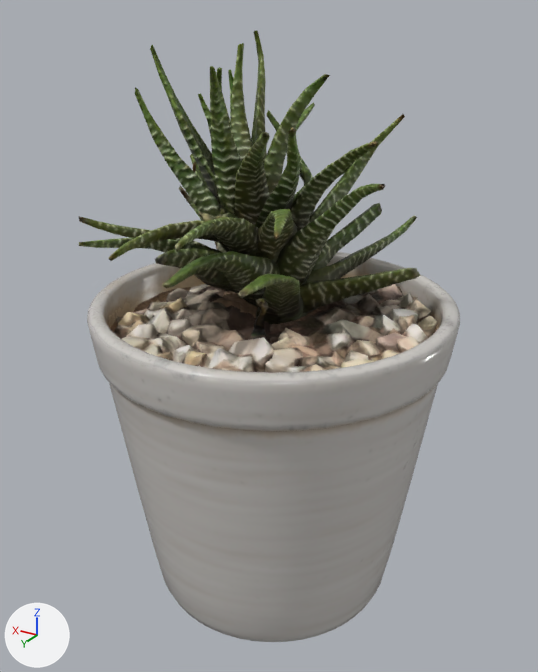
What one commit did to the glTF model public/models/potted_plant_04/potted_plant_04.gltf.
Before and after are seen from a 50 mm camera at (-0.164, 0.278, 0.274) aimed at (0.005, -0.005, 0.133). Lighting does not change. The marker at lower left points along +X, +Y and +Z. The first picture is the older version. Vertices at exactly the same position are counted once.

Objects in the first picture: 'potted_plant_04_dirt', 'potted_plant_04_ground', 'potted_plant_04_plant', 'potted_plant_04_pot'.
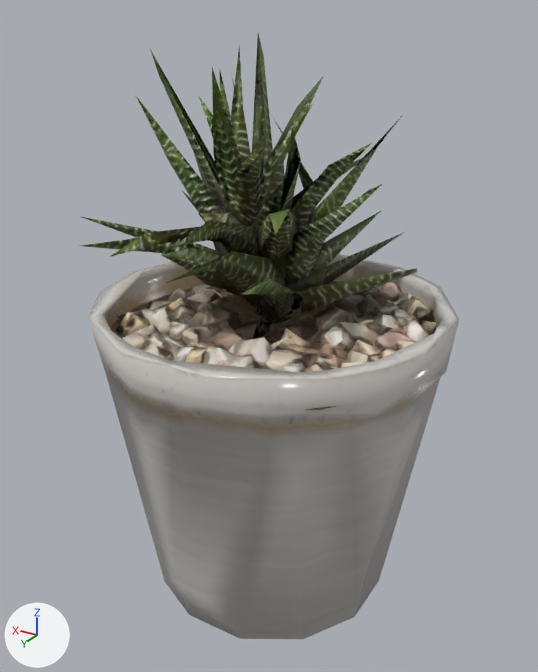
Where the change shows, as pixel boxes [x1, y1, x2, y2] in the pictures (538 x 672 px):
'potted_plant_04_pot', reshaped: before [87, 252, 460, 642]; after [88, 254, 459, 639]
'potted_plant_04_plant', reshaped: before [79, 30, 421, 336]; after [82, 34, 418, 338]
'potted_plant_04_ground', reshaped: before [111, 284, 438, 373]; after [112, 282, 437, 372]
part 1 of me_haworthiascan_model_2_001, deleted: before [111, 284, 438, 373]
part 2 of me_plane_116, cut back: before [79, 30, 421, 336]; after [159, 34, 273, 206]
part 3 of me_mesh, deleted: before [87, 252, 460, 642]

What changed in the scene script:
```text
Change me_haworthiascan_model_2_001:
    used by ob_potted_plant_04_ground; location = (0.0, 0.0, 0.0)
    remove me_haworthiascan_model_2_001.from_pydata(...)  # 842 vertices, 1380 faces; spans x -0.0743..0.073, y -0.0734..0.0755, z 0.1327..0.1545
    add me_haworthiascan_model_2_001.from_pydata(...)  # 260 vertices, 429 faces; spans x -0.0743..0.073, y -0.0734..0.0755, z 0.1343..0.1545
    me_haworthiascan_model_2_001 part 1: 582 vertices removed from x -0.0738..0.0725, y -0.0733..0.0745, z 0.1327..0.1536
Change me_plane_116:
    used by ob_potted_plant_04_plant; location = (0.0, 0.0, 0.0)
    remove me_plane_116.from_pydata(...)  # 1927 vertices, 3394 faces; spans x -0.062..0.084, y -0.101..0.072, z 0.135..0.268
    add me_plane_116.from_pydata(...)  # 396 vertices, 508 faces; spans x -0.062..0.084, y -0.094..0.072, z 0.135..0.268
    me_plane_116 part 2: 2 vertices moved within x 0.039, y -0.051..-0.018, z 0.182..0.268; 1531 vertices removed from x -0.062..0.084, y -0.101..0.072, z 0.135..0.268
Change me_mesh:
    used by ob_potted_plant_04_pot; location = (0.0, 0.0, 0.0)
    remove me_mesh.from_pydata(...)  # 1874 vertices, 3744 faces; spans x -0.084..0.084, y -0.084..0.084, z 0.0..0.155
    add me_mesh.from_pydata(...)  # 271 vertices, 538 faces; spans x -0.081..0.083, y -0.083..0.081, z 0.001..0.155
    me_mesh part 3: 1603 vertices removed from x -0.084..0.084, y -0.084..0.084, z 0.0..0.155
```
